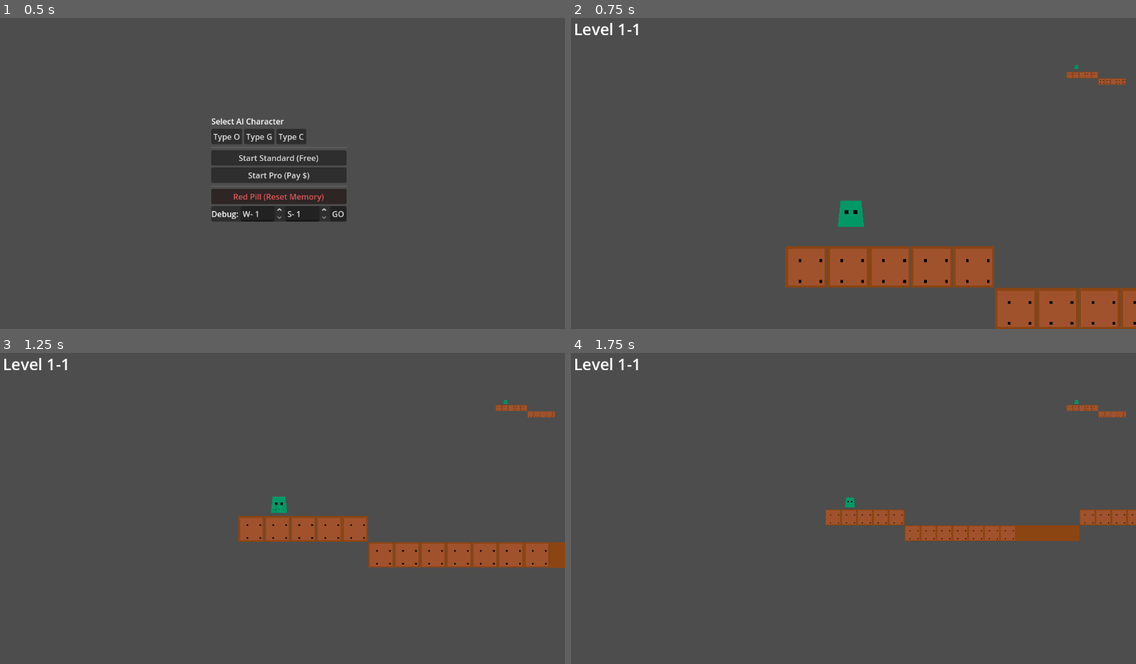
Above: before the commit, frames 1-4 (two rows, left to right).
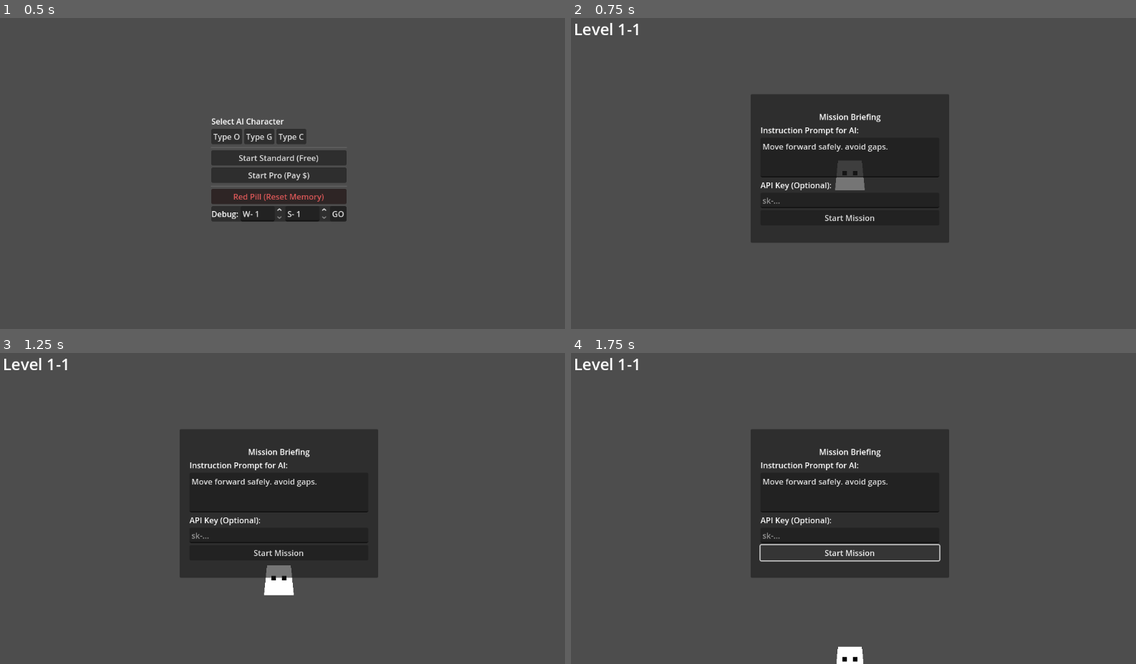
Above: after the commit, the same moments.

Repository: Naoki-kubo64/AI-Action
Game: Godot game, scene res://scenes/main_menu.tscn
The game is run twice, just before and just after one commit, with the same random seed, the same clock (stepped at 60 frames per second) and the same inputs.
Inputs (mouse positions are in pixels of both pictures, inside the frame that each line leads up to):
- Up to frame 1 (0.5 s): no input
- Up to frame 2 (0.75 s): click "Start Standard (Free)" at 0.5 s
- Up to frame 3 (1.25 s): no input
- Up to frame 4 (1.75 s): click (847, 552) at 1.25 s, where only the run after the commit has a clickable "Start Mission"

Frame 1 is identical in both runs. In frame 2, 25% of the frame differs, in the area x 31-100%, y 15-100%; in frame 3, 20%; in frame 4, 17%.
Error after the commit: Parse Error: Enum "State" has the same name as a previously declared enum. (res://scripts/controllers/game_controller.gd:339)

Commit message:
fix: retry dialog process mode and game over state handling

Diff:
--- a/scenes/game.tscn
+++ b/scenes/game.tscn
@@ -127,6 +127,7 @@
 text = "Start Mission"
 
 [node name="RetryDialog" type="Control" parent="CanvasLayer"]
+process_mode = 3
 visible = false
 
 layout_mode = 3
--- a/scripts/controllers/game_controller.gd
+++ b/scripts/controllers/game_controller.gd
@@ -6,7 +6,7 @@
 @onready var prompt_ui = $CanvasLayer/PromptInputUI
 @onready var camera = $Player/Camera2D
 
-enum State {PREVIEW, INPUT, ACTION}
+enum State {PREVIEW, INPUT, ACTION, GAMEOVER}
 var current_state = State.PREVIEW
 
 var turn_count: int = 0
@@ -202,6 +202,8 @@
 	_enter_input_mode()
 
 func _enter_input_mode():
+	if current_state == State.GAMEOVER: return
+
 	current_state = State.INPUT
 	var tween = create_tween().set_pause_mode(Tween.TWEEN_PAUSE_PROCESS) # Allow tween during pause
 	tween.tween_property(camera, "zoom", Vector2(1.5, 1.5), 0.5)
@@ -334,7 +336,40 @@
 
 	_enter_input_mode()
 
+enum State {PREVIEW, INPUT, ACTION, GAMEOVER}
+var current_state = State.PREVIEW
+
+# ... (omitted)
+
+func _finish_action():
+	if current_state == State.GAMEOVER: return
+
+	print("[GameController] Action Finished. Waiting for stop...")
+	player.execute_action(command_db["STOP"])
+
+	# Wait for player to stabilize
+	# We wait until on floor AND velocity is low
+	var wait_time = 0.0
+	while wait_time < 3.0: # Max wait 3s to prevent softlock
+		if current_state == State.GAMEOVER: return
+
+		if player.is_on_floor() and player.velocity.length() < 10.0:
+			break
+		await get_tree().physics_frame
+		wait_time += get_physics_process_delta_time()
+
+		# Allow early exit if player falls off map (game over handles it)
+		if player.position.y > 1500:
+			# Redundant check but safe
+			break
+
+	if current_state == State.GAMEOVER: return
+	_enter_input_mode()
+
 func game_over(reason: String):
+	if current_state == State.GAMEOVER: return # Prevent double trigger
+	current_state = State.GAMEOVER
+
 	player.execute_action(command_db["STOP"])
 	retry_dialog.show_fail_dialog(reason)
 	# Trigger Memory Update
